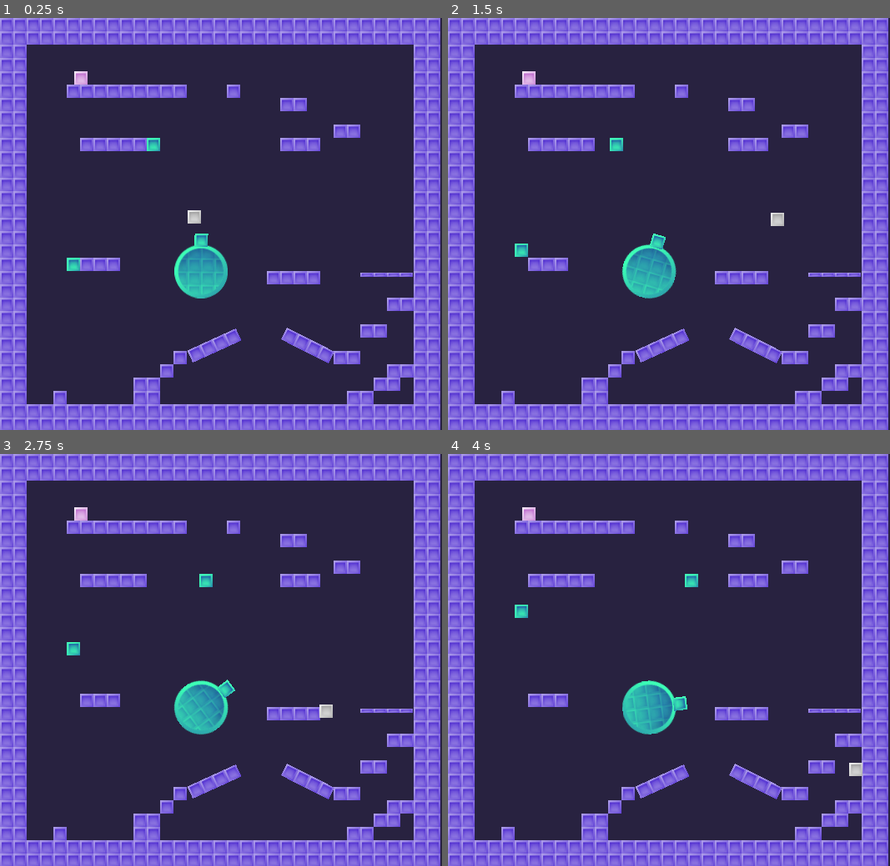
Above: before the commit, frames 1-4 (two rows, left to right).
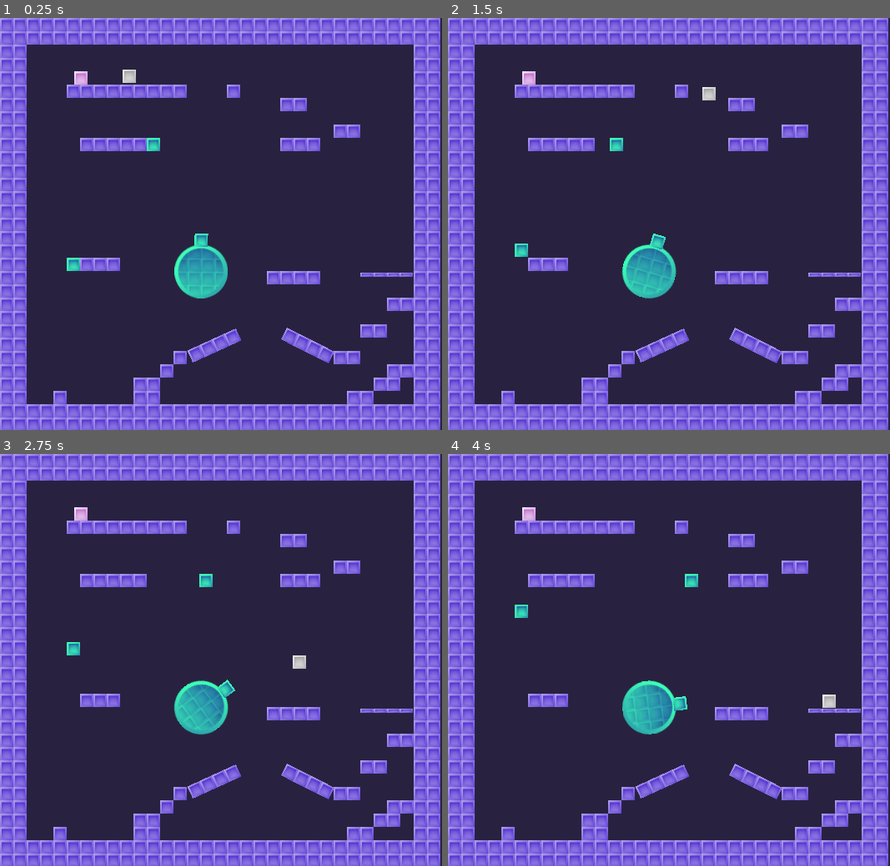
Above: after the commit, the same moments.

Repository: KaratePikachu/JamfestFall2024
Game: Godot game, scene res://world.tscn
Two runs of this game, one before a commit and one after it. Both use one fixed random seed, a clock stepped at 60 frames per second and the inputs below.
Inputs:
- Up to frame 1 (0.25 s): no input
- Up to frame 2 (1.5 s): hold D (move_right) from 0.53 s (still down); tap Space (jump) at 0.77 s
- Up to frame 3 (2.75 s): tap Space (jump) at 1.52 s; release D (move_right) at 2.03 s; hold A (move_left) from 2.03 s (still down)
- Up to frame 4 (4 s): release A (move_left) at 2.78 s; hold D (move_right) from 2.78 s (still down); tap Space (jump) at 3.02, 3.77 s

The runs differ from the first frame. In frame 1, 0.2% of the frame differs, in the area x 27-46%, y 12-50%; in frame 2, 0.2%; in frame 3, 0.2%; in frame 4, 0.2%.

Commit message:
Player movement actually works now

Diff:
--- a/Player/Player.tscn
+++ b/Player/Player.tscn
@@ -1,17 +1,17 @@
-[gd_scene load_steps=4 format=2]
+[gd_scene load_steps=4 format=3 uid="uid://u5vlmp8hm4ku"]
 
-[ext_resource path="res://player/player.gd" type="Script" id=1]
-[ext_resource path="res://player/player.png" type="Texture2D" id=2]
+[ext_resource type="Script" path="res://Player/player.gd" id="1_mvi1i"]
+[ext_resource type="Texture2D" uid="uid://dfb8rr2fakwgp" path="res://player/player.png" id="2"]
 
-[sub_resource type="RectangleShape2D" id=1]
-extents = Vector2(7, 7)
+[sub_resource type="RectangleShape2D" id="1"]
+size = Vector2(14, 14)
 
 [node name="Player" type="CharacterBody2D"]
-script = ExtResource( 1 )
+script = ExtResource("1_mvi1i")
 
 [node name="Sprite2D" type="Sprite2D" parent="."]
-texture = ExtResource( 2 )
+texture = ExtResource("2")
 
 [node name="CollisionShape2D" type="CollisionShape2D" parent="."]
 position = Vector2(-0.315559, 0.157784)
-shape = SubResource( 1 )
+shape = SubResource("1")
--- /dev/null
+++ b/test.tscn
@@ -0,0 +1,9 @@
+[gd_scene load_steps=2 format=3 uid="uid://cdb3bygbvmj36"]
+
+[ext_resource type="PackedScene" uid="uid://u5vlmp8hm4ku" path="res://Player/Player.tscn" id="1_2vx2i"]
+
+[node name="Test" type="Node2D"]
+
+[node name="Player" parent="." instance=ExtResource("1_2vx2i")]
+position = Vector2(178, 91)
+script = null
--- a/world.tscn
+++ b/world.tscn
@@ -1,7 +1,7 @@
 [gd_scene load_steps=23 format=3 uid="uid://de7qapkqfycxl"]
 
 [ext_resource type="Texture2D" uid="uid://cs8h2qyuakmko" path="res://level/obstacle.png" id="2"]
-[ext_resource type="PackedScene" path="res://player/player.tscn" id="3"]
+[ext_resource type="PackedScene" uid="uid://u5vlmp8hm4ku" path="res://Player/Player.tscn" id="3"]
 [ext_resource type="Texture2D" uid="uid://cxl5cvsgyxcoe" path="res://level/princess.png" id="4"]
 [ext_resource type="Texture2D" uid="uid://1ign8s1w414r" path="res://level/circle.png" id="5"]
 [ext_resource type="Texture2D" uid="uid://hp84e6iwjqjy" path="res://level/long_obstacle.png" id="6"]
@@ -276,6 +276,6 @@
 offset = Vector2(265, 247)
 
 [node name="Player" parent="." instance=ExtResource("3")]
-position = Vector2(233.06, 223.436)
+position = Vector2(155, 54)
 
 [connection signal="body_entered" from="Princess" to="Princess" method="_on_body_entered"]
Renamed: Player/Player.gd -> Player/player.gd
